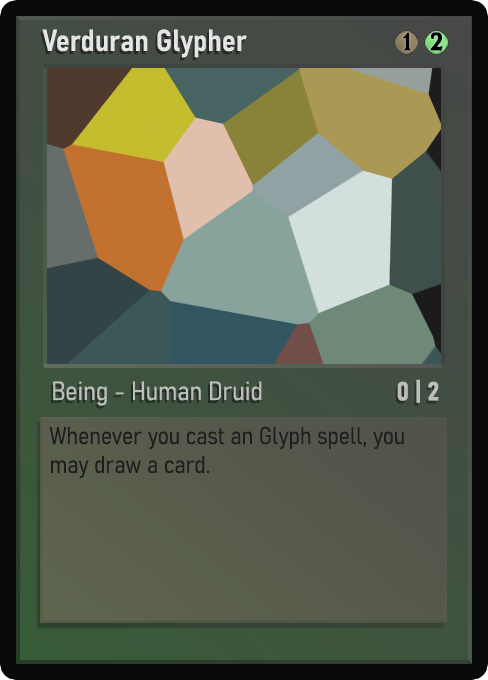
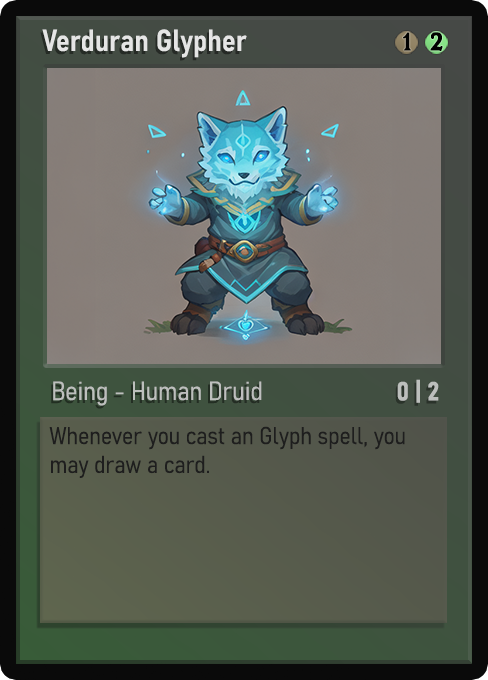
Layers edited between the first and the second 488px x 680px image:
painted on "Name" over (57, 33, 242, 58)
painted on "AtkDef" over (429, 382, 438, 390)
painted on "Class" over (53, 381, 258, 405)
painted on "Desc_norm" over (56, 426, 405, 478)
painted on "Artwork" over (47, 68, 441, 364)
